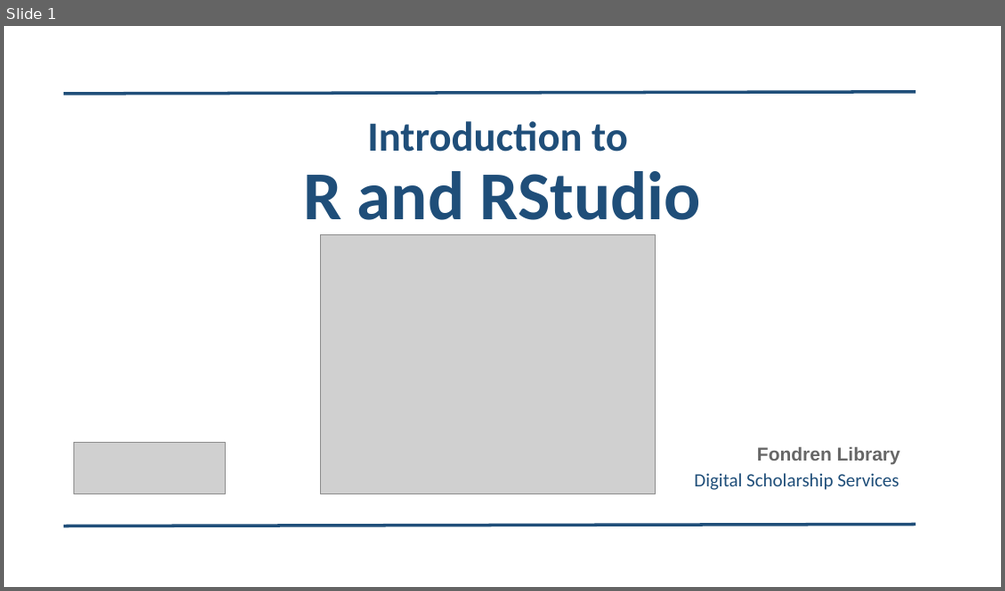
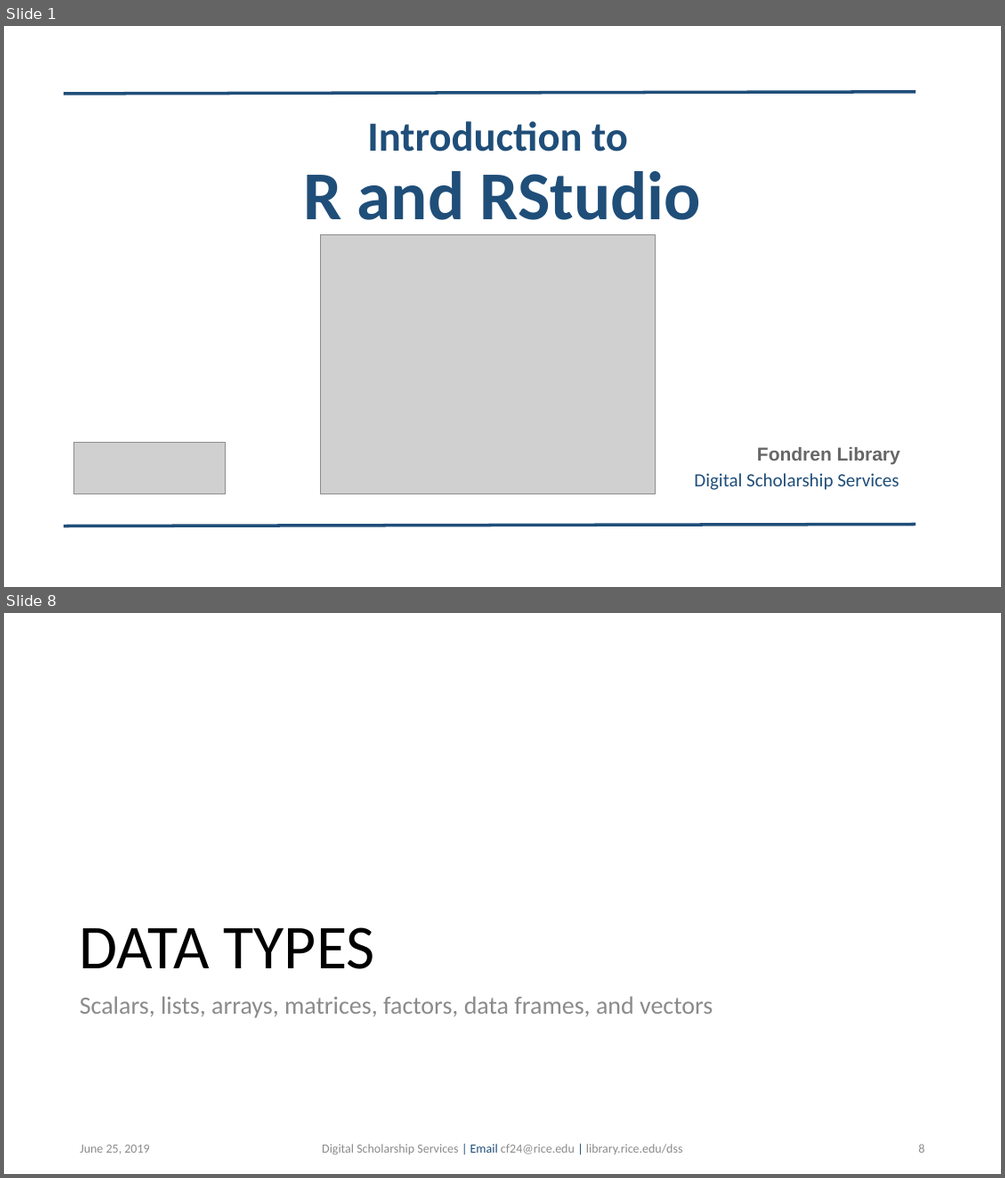
Before and after one commit to bakitybacon/rice-data-and-donuts, a slide deck: introR/Introduction to R.pptx. Shown one above the other, each under a label of ours: slide 1 before the commit, slides 1 and 8 after it; the slides between them are not shown. The pictures are 1005x591 and 1005x1178 pixels, drawn with LibreOffice and Linux fonts; fonts in the diff are those of the drawing; grey boxes stand for pictures; background and template pictures are left out. Boxes give left, top, right and bottom in pixels: in the first picture for what was removed or moved away, otherwise in the second. Text is boxed around its words. In the diff, an @@ line names an element or a change of style, - is before the commit and + after.

```diff
--- a/introR/Introduction to R.pptx
+++ b/introR/Introduction to R.pptx
@@ slide 8 added at box(4, 613, 1001, 1174), background #FFFFFF @@
@@ title added at box(80, 927, 375, 969), 60 pt, text #000000 @@
+DATA TYPES
@@ text added at box(80, 996, 712, 1018), 24 pt, text #8C8C8C @@
+Scalars, lists, arrays, matrices, factors, data frames, and vectors
@@ text added at box(80, 1144, 149, 1153), 12 pt, text #8C8C8C @@
+June 25, 2019
@@ text added at box(322, 1143, 683, 1155), 12 pt, text #8C8C8C @@
+Digital Scholarship Services | Email cf24@rice.edu | library.rice.edu/dss
@@ page number added at box(918, 1143, 924, 1152), 12 pt, text #8C8C8C @@
+8
```
Also in this commit, not shown: 3 slides changed, 29 other slides added.
